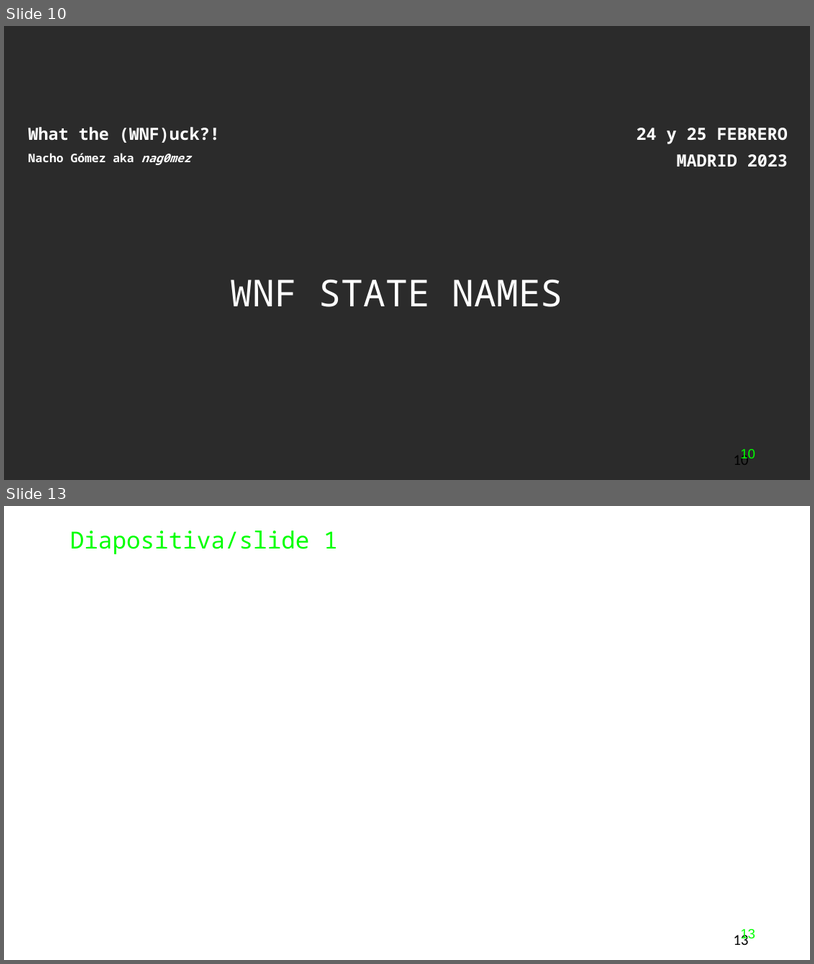
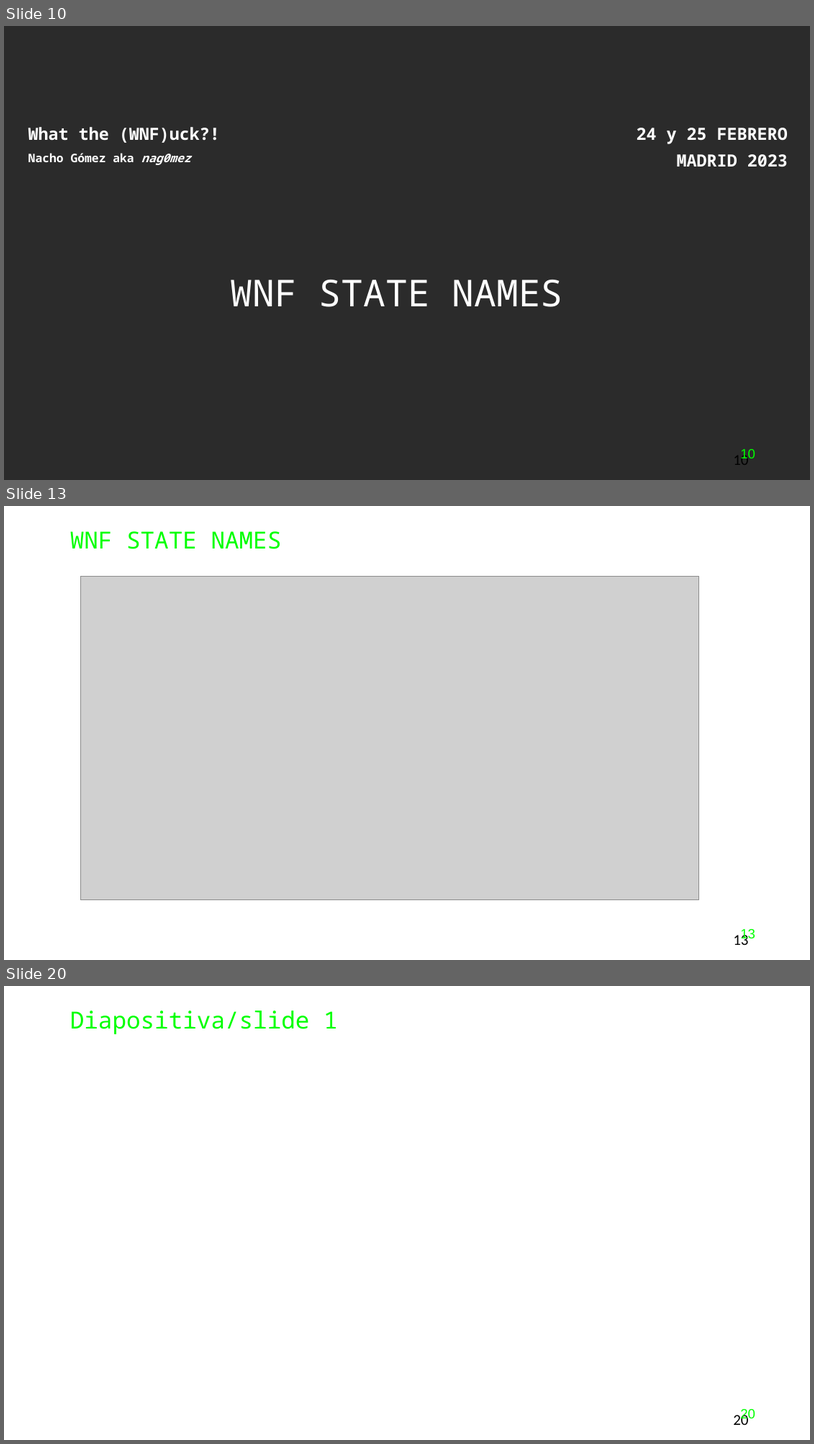
Before and after one commit to Nagomez97/WNFuck, a slide deck: h-c0n_PPT_template_2023-v2.pptx. Shown one above the other, each under a label of ours: slides 10 and 13 before the commit, slides 10, 13 and 20 after it; the slides between them are not shown. The pictures are 814x964 and 814x1444 pixels, drawn with LibreOffice and Linux fonts; fonts in the diff are those of the drawing; grey boxes stand for pictures; background and template pictures are left out; a plain dark background stands for a picture behind light text. Boxes give left, top, right and bottom in pixels: in the first picture for what was removed or moved away, otherwise in the second. Text is boxed around its words. In the diff, an @@ line names an element or a change of style, - is before the commit and + after.

```diff
--- a/h-c0n_PPT_template_2023-v2.pptx
+++ b/h-c0n_PPT_template_2023-v2.pptx
@@ slide 13 added at box(4, 506, 810, 960), background #FFFFFF @@
@@ text added at box(70, 531, 282, 549), 28 pt, text #00FF00 @@
+WNF STATE NAMES
@@ picture added at box(81, 576, 700, 900) @@
@@ page number added at box(733, 932, 748, 944), 16 pt, text #00FF00 @@
+13
@@ page number added at box(741, 929, 756, 941), 18 pt, text #000000 @@
+13
@@ what was slide 13 is now slide 20 @@
@@ page number at box(733, 1412, 748, 1424): text changed @@
-13
+20
@@ page number at box(741, 1409, 756, 1421): text changed @@
-13
+20
```
Also in this commit, not shown: 1 slide changed, 6 other slides added, 18 other files.
